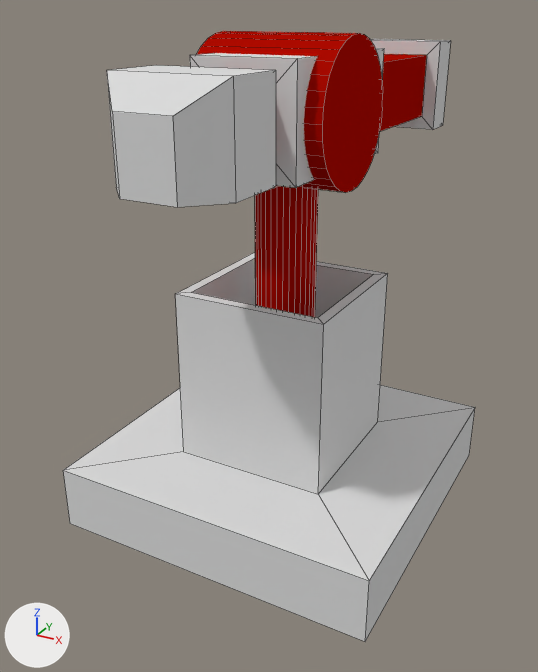
The Blender file Blaster Space Rocket Challenge 2/Assets/Blender Models/Enemy_Mothership_Turret.blend as it was, and as the next commit left it.
Camera for both pictures: a 50 mm lens placed at (0.98, -1.88, 1.39), pointed at (-0.08, 0.04, 0.43). The axes (+X, +Y, +Z) are drawn at lower left. The lights are the same throughout. Mesh edges are drawn as thin lines.

Objects in the first picture: 'TurretBase', 'TurretGun'.
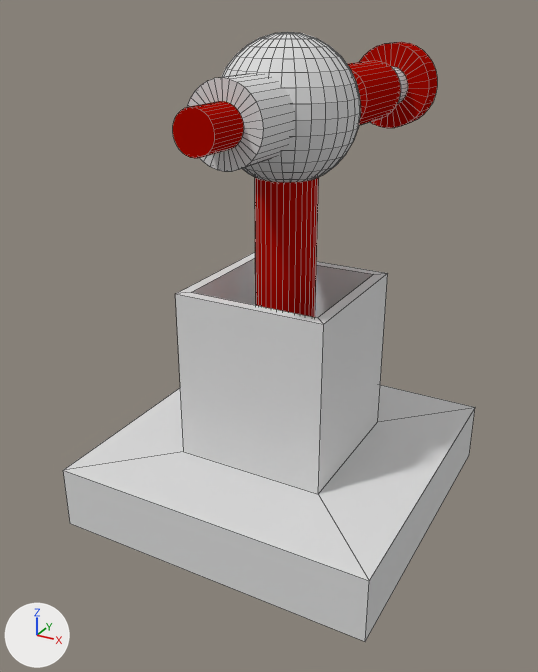
The change, as JSON lines over the scene's bpy script:
```json
{"block": "me_cube_001", "where": "# used by ob_turretgun; location = (0.0, 0.0, 1.135)"}
{"op": "remove", "block": "me_cube_001", "code": "me_cube_001.from_pydata(...)  # 148 vertices, 85 faces; spans x -0.2..0.2, y -0.64..1.0, z -0.2..0.2"}
{"op": "add", "block": "me_cube_001", "code": "me_cube_001.from_pydata(...)  # 930 vertices, 900 faces; spans x -0.2..0.2, y -0.46..0.89, z -0.2..0.2"}
{"block": "me_cube_001", "change": "me_cube_001 part 1: a new loose piece, a UV sphere (32 segments, 16 rings, poles along z) spanning x -0.2..0.2, y -0.2..0.2, z -0.2..0.2, in mat_turret_main (light grey #dddddd)"}
{"block": "me_cube_001", "change": "me_cube_001 part 2: the loose piece of 52 vertices spanning x -0.16..0.16, y -0.64..1.0, z -0.15..0.15 is rebuilt with 320 vertices and now spans x -0.15..0.15, y -0.12..0.89, z -0.15..0.15"}
{"block": "me_cube_001", "change": "me_cube_001 part 3: a new loose piece of 128 vertices spanning x -0.11..0.11, y -0.46..-0.15, z -0.11..0.11"}
{"block": "me_cube_001", "change": "me_cube_001 part 4"}
{"block": "me_cube_001", "change": "64 vertices are removed from x -0.2..0.2, y -0.2..0.2, z -0.2..0.2"}
{"block": "me_cube_001", "change": "34 faces are deleted"}
```

Changed parts and their boxes [x1, y1, x2, y2] in the pictures (538 x 672 px):
```json
{"object": "TurretGun", "change": "reshaped", "before": [107, 31, 451, 207], "after": [173, 32, 437, 182], "on screen": "23% narrower, 15% shorter"}
{"part": 1, "of": "me_cube_001", "change": "added", "after": [221, 32, 361, 182]}
{"part": 2, "of": "me_cube_001", "change": "rebuilt", "before": [107, 39, 451, 207], "after": [347, 42, 437, 128]}
{"part": 3, "of": "me_cube_001", "change": "added", "after": [173, 73, 295, 172]}
{"part": 4, "of": "me_cube_001", "change": "deleted", "before": [196, 31, 383, 192]}
```
